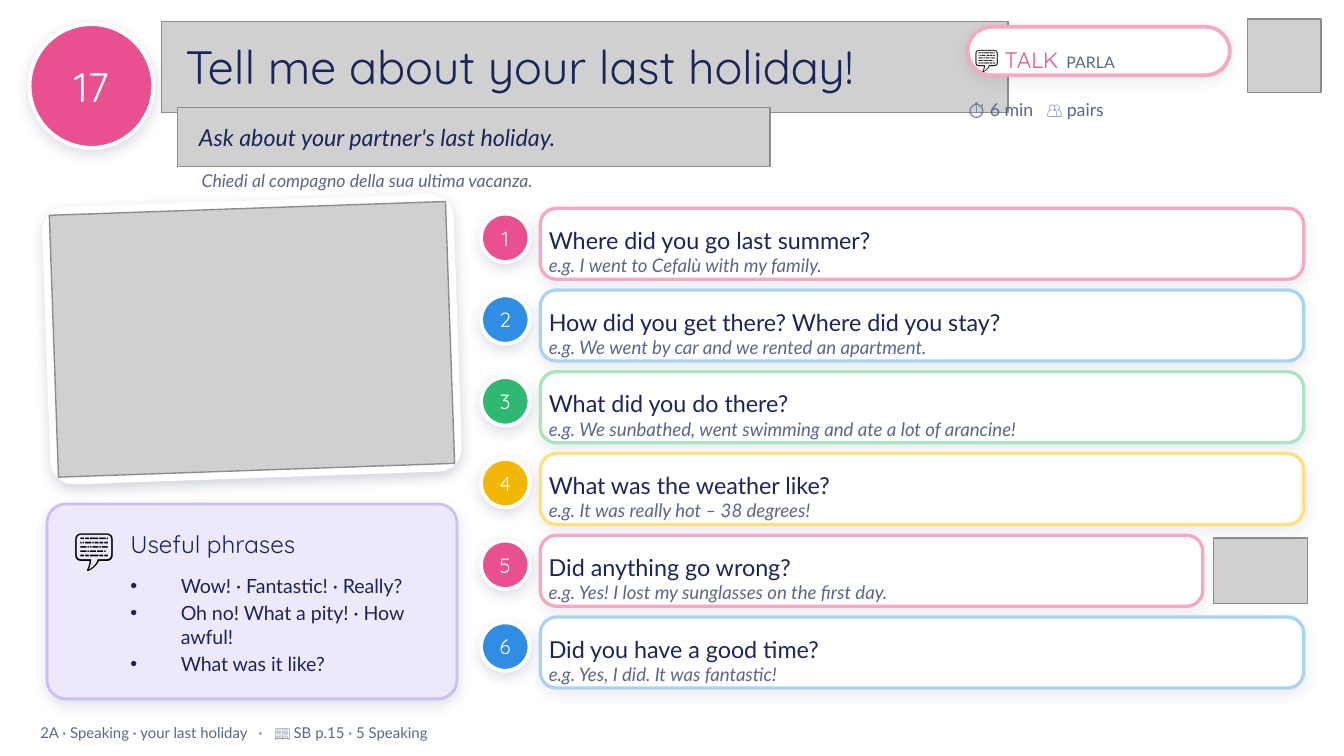
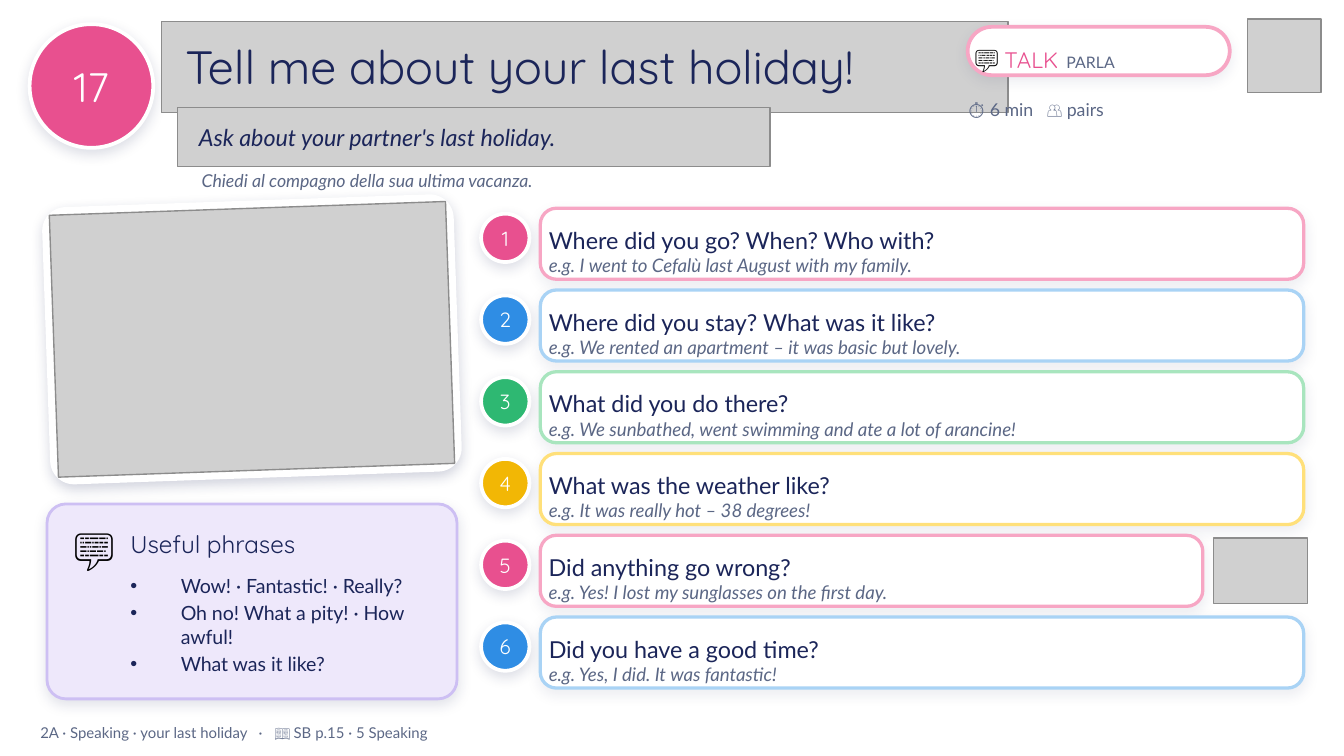
Before and after one commit to londonlanguageschool/Bagheria-, a slide deck: slide 17 of materials/A2/A2_2A_Wheres_my_passport_v3.pptx. Drawn at 1344x756 pixels with LibreOffice and Linux fonts; fonts in the diff are those of the drawing; grey boxes stand for pictures; background and template pictures are left out. Boxes give left, top, right and bottom in pixels: in the first picture for what was removed or moved away, otherwise in the second. Text is boxed around its words. In the diff, an @@ line names an element or a change of style, - is before the commit and + after.

```diff
--- a/materials/A2/A2_2A_Wheres_my_passport_v3.pptx
+++ b/materials/A2/A2_2A_Wheres_my_passport_v3.pptx
@@ text in rounded rectangle at [549,231,934,276]: text changed @@
-Where did you go last summer?
-e.g. I went to Cefalù with my family.
+Where did you go? When? Who with?
+e.g. I went to Cefalù last August with my family.
@@ text in rounded rectangle at [549,313,960,358]: text changed @@
-How did you get there? Where did you stay?
-e.g. We went by car and we rented an apartment.
+Where did you stay? What was it like?
+e.g. We rented an apartment – it was basic but lovely.
```
Also in this commit, not shown: 2 other slides changed.
